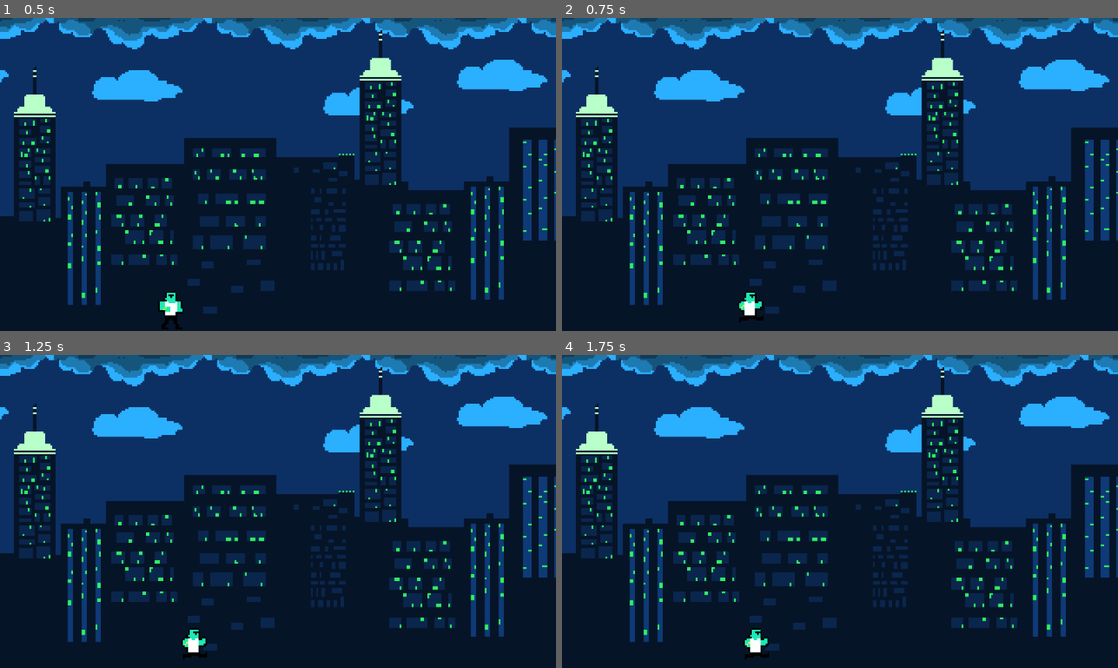
Above: before the commit, frames 1-4 (two rows, left to right).
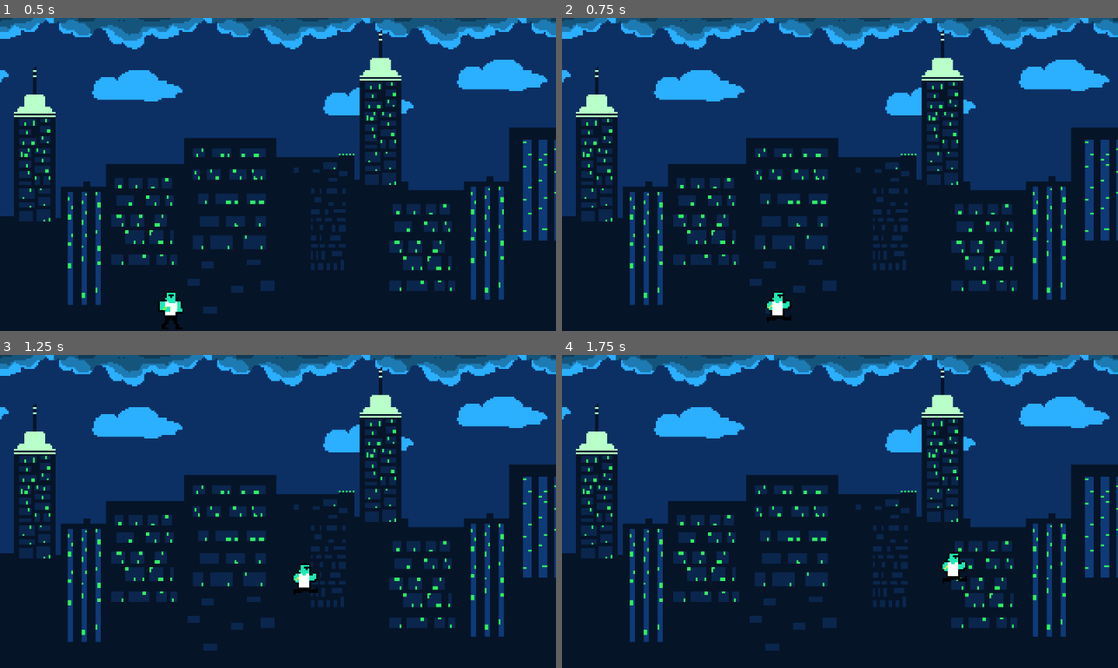
Above: after the commit, the same moments.

Repository: oliver-miguez/Anny---GodotGame
Game: Godot game, scene res://Scenes/Test/mapa_prueba.tscn
Same seed, same stepped clock (60 frames per second), same inputs: the game is played once before the commit and once after it. The project has no main scene, so this scene is started directly. Sound files missing from this copy of the repository are replaced by a short silence.
Inputs:
- Up to frame 1 (0.5 s): no input
- Up to frame 2 (0.75 s): hold D (Right_Input) from 0.53 s (still down); hold Shift (Shift) from 0.53 s (still down)
- Up to frame 3 (1.25 s): keep holding D (Right_Input); keep holding Shift (Shift); tap W (Up_Input) at 0.77 s
- Up to frame 4 (1.75 s): keep holding D (Right_Input); release Shift (Shift) at 1.28 s; tap Shift (Shift) at 1.35 s; tap W (Up_Input) at 1.52 s

Frame 1 is identical in both runs. In frame 2, 0.6% of the frame differs, in the area x 31-42%, y 87-98%; in frame 3, 0.6%; in frame 4, 0.6%, in the area x 32-73%, y 62-98%.

Commit message:
Todo: Acabar de ajustar bien el tema del estado CROUCHING

Diff:
--- a/Scripts/MainCharacter/main_character.gd
+++ b/Scripts/MainCharacter/main_character.gd
@@ -26,7 +26,6 @@
 	match  current_state:
 		#Estado IDLE
 		main_character_states.IDLE:
-			player_movement()
 			if not is_on_floor(): # FALLING
 				current_state = main_character_states.FALLING
 			if Input.is_action_just_pressed("Up_Input") and is_on_floor(): # JUMPING
@@ -46,7 +45,6 @@
 
 		# Estado Walking
 		main_character_states.WALKING:
-			player_movement()
 			if not is_on_floor():
 				current_state = main_character_states.FALLING # FALLING
 			else:
@@ -58,9 +56,18 @@
 				elif Input.is_action_pressed("Shift") and velocity.x != 0: # RUNNING
 					enter_run()
 					current_state = main_character_states.RUNNING
-				elif Input.is_action_pressed("Down_Input") and velocity.x == 0: # CROUCHING
-					current_state = main_character_states.CROUCHING
-					crouch_no_velocity()
+				elif Input.is_action_pressed("Down_Input"):  # CROUCHING
+					# Comprobamos el INPUT, no solo la velocidad.
+					var movement_input_active = Input.is_action_pressed("Left_Input") or Input.is_action_pressed("Right_Input")
+
+					if not movement_input_active: # si no se detectó ningún Input
+						current_state = main_character_states.CROUCHING
+						crouch_no_velocity() # Esto fuerza velocity.x = 0
+					else:
+						# Si hay input de movimiento, sigue caminando o deja que el
+						# estado CROUCHING NO se active.
+						# El código continuará abajo y permanecerá en WALKING.
+						pass
 				else:
 					current_state = main_character_states.WALKING # WALKING
 
@@ -68,19 +75,16 @@
 		main_character_states.CROUCHING:
 					# El jugador PERMANECE en este estado mientras Down_Input esté presionado.
 					if not Input.is_action_pressed("Down_Input") and is_on_floor():
-						# 1. Restaura la velocidad (variable speed, aunque player_movement la usará)
+						# Restaura la velocidad (variable speed, aunque player_movement la usará)
 						crouch_velocity()
 
-						# 2. Decide si ir a IDLE o WALKING. Como velocity.x aún está en 0
-						#    al salir del estado, comprobamos si hay input de movimiento.
+						# Restablecer movimientos (cambio de estado)
 						var direction := Input.get_action_strength("Right_Input") - Input.get_action_strength("Left_Input")
-
 						if direction != 0:
 							current_state = main_character_states.WALKING
 						else:
 							current_state = main_character_states.IDLE
-					# Si Down_Input sigue presionado, no hacemos nada más,
-					# y player_movement() mantendrá la velocidad en 0.
+
 		#Estado Hitting
 		main_character_states.HITTING:
 			punch()
@@ -139,7 +143,7 @@
 		main_character_states.DEAD:
 			pass
 
-
+	player_movement()
 	player_animations() # Llama a la función que permite el ejecutar la animaciones del player
 
 
